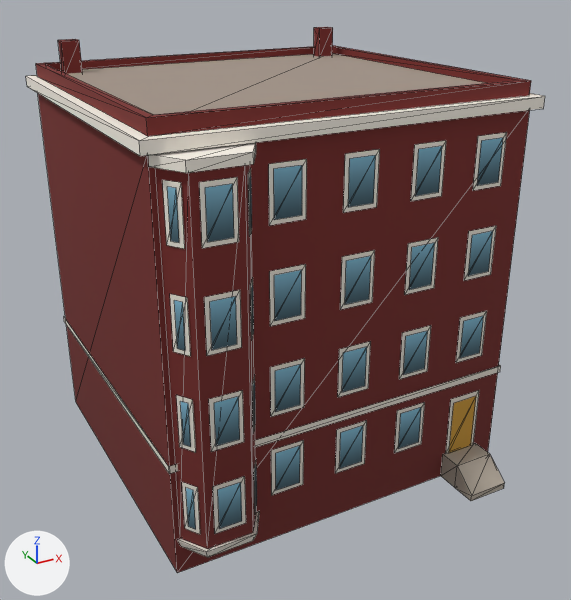
An edit to the glTF model newcity/art/kit/winter_n2_far.glb, drawn before and after from the same camera.
Rendered twice from a camera (50 mm lens) standing at (-14.0, -27.0, 19.6) and looking at (0.0, -1.5, 6.9). Arrows for +X, +Y and +Z are at lower left; the lights stay in place. The picture after the commit comes second. Mesh edges are drawn as thin lines. Vertices at exactly the same position are counted once.

The scene before the commit, as lines of its bpy script (objects in view):
```python
me_winter_n2_far = bpy.data.meshes.new('winter_n2_far')
me_winter_n2_far.from_pydata(...)  # 320 vertices, 226 faces; spans x -7.3..7.3, y -8.4..6.8, z 0.0..16.5
me_winter_n2_far.materials.append(mat_kit_atlas)  # picture img_atlas
ob_winter_n2_far = bpy.data.objects.new('winter_n2_far', me_winter_n2_far)
ob_winter_n2_far.location = (0.0, 0.0, 0.0)
```
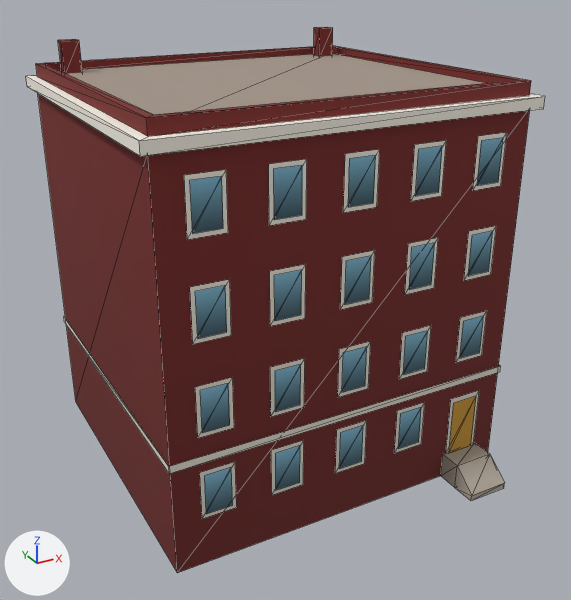
The edits, one by one:
me_winter_n2_far is used by ob_winter_n2_far; location (0.0, 0.0, 0.0).
me_winter_n2_far had 320 vertices, 226 faces and spanned x -7.3..7.3, y -8.4..6.8, z 0.0..16.5.
me_winter_n2_far now has 232 vertices, 166 faces and spans x -7.3..7.3, y -8.4..6.8, z 0.0..16.5.
me_winter_n2_far part 1: the loose piece of 4 vertices spanning x -5.9..-4.8, y -7.4, z 2.0..3.8 is moved by (0.0, 0.9, 0.0).
me_winter_n2_far part 2: the loose piece of 4 vertices spanning x -5.8..-4.9, y -7.5, z 2.1..3.7 is moved by (0.0, 0.9, 0.0).
me_winter_n2_far part 3: the loose piece of 4 vertices spanning x -5.9..-4.8, y -7.4, z 5.2..7.1 is moved by (0.0, 0.9, 0.0).
me_winter_n2_far part 4: the loose piece of 4 vertices spanning x -5.8..-4.9, y -7.5, z 5.4..6.9 is moved by (0.0, 0.9, 0.0).
me_winter_n2_far part 5: the loose piece of 4 vertices spanning x -5.9..-4.8, y -7.4, z 8.6..10.5 is moved by (0.0, 0.9, 0.0).
me_winter_n2_far part 6: the loose piece of 4 vertices spanning x -5.8..-4.9, y -7.5, z 8.8..10.3 is moved by (0.0, 0.9, 0.0).
me_winter_n2_far part 7: the loose piece of 4 vertices spanning x -5.9..-4.8, y -7.4, z 12.0..13.9 is moved by (0.0, 0.9, 0.0).
me_winter_n2_far part 8: the loose piece of 4 vertices spanning x -5.8..-4.9, y -7.5, z 12.2..13.7 is moved by (0.0, 0.9, 0.0).
me_winter_n2_far part 9: 19 loose pieces with 88 vertices, spanning x -7.0..-3.7, y -7.6..-6.5, z 1.0..14.6, are deleted.

Boxes [x1, y1, x2, y2] around the edits, measured in the pictures (571 x 600 px; the box of a moved part takes in the faces that stretch with it):
part 1 of me_winter_n2_far, moved or reshaped
    before: [213, 477, 246, 534]
    after: [200, 462, 237, 519]
part 2 of me_winter_n2_far, moved or reshaped
    before: [218, 482, 242, 529]
    after: [205, 467, 232, 514]
part 3 of me_winter_n2_far, moved or reshaped
    before: [209, 390, 244, 452]
    after: [195, 377, 234, 438]
part 4 of me_winter_n2_far, moved or reshaped
    before: [214, 396, 240, 446]
    after: [200, 383, 230, 433]
part 5 of me_winter_n2_far, moved or reshaped
    before: [204, 290, 242, 356]
    after: [190, 279, 231, 344]
part 6 of me_winter_n2_far, moved or reshaped
    before: [210, 296, 237, 350]
    after: [195, 286, 227, 339]
part 7 of me_winter_n2_far, moved or reshaped
    before: [199, 177, 239, 248]
    after: [184, 170, 228, 239]
part 8 of me_winter_n2_far, moved or reshaped
    before: [205, 184, 234, 242]
    after: [190, 176, 223, 233]
part 9 of me_winter_n2_far, deleted (red)
    before: [148, 143, 259, 557]
